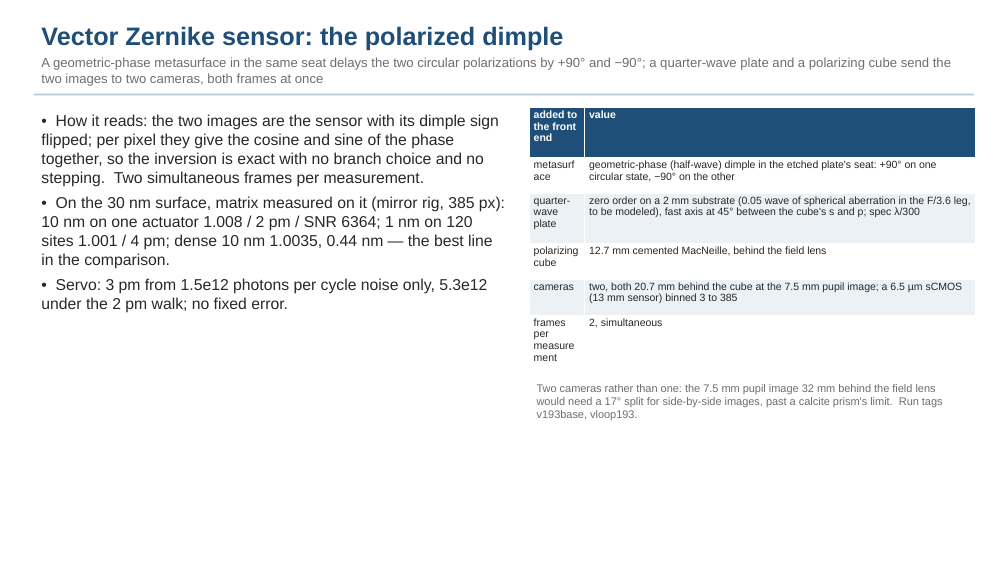
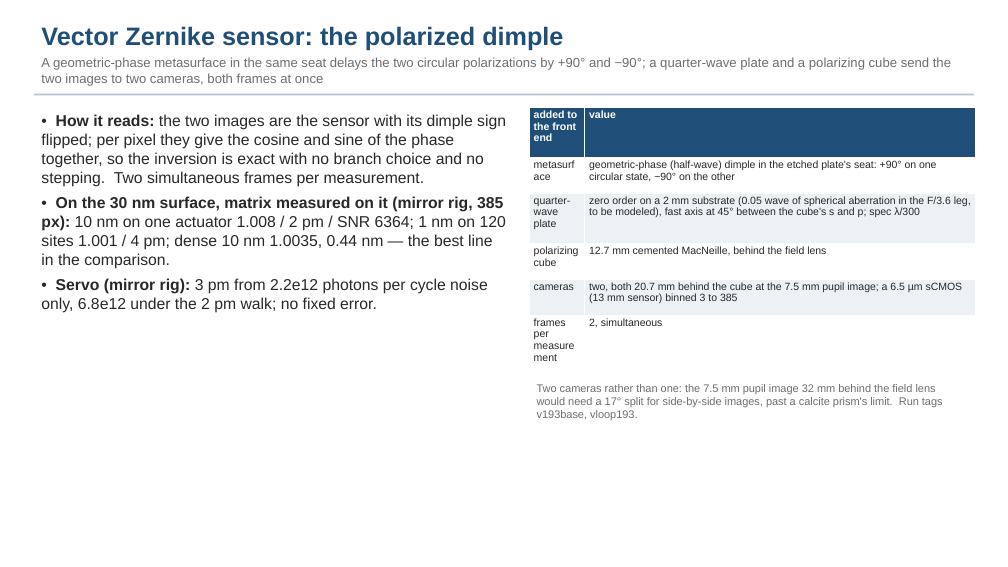
Before and after one commit to nasa-jpl/macos, a slide deck: slide 19 of demo_session/deck_gauges.pptx. Drawn at 1008x567 pixels with LibreOffice and Linux fonts; fonts in the diff are those of the drawing. Boxes give left, top, right and bottom in pixels: in the first picture for what was removed or moved away, otherwise in the second. Text is boxed around its words. In the diff, an @@ line names an element or a change of style, - is before the commit and + after.

```diff
--- a/demo_session/deck_gauges.pptx
+++ b/demo_session/deck_gauges.pptx
@@ text at [41,114,506,269]: bold on in "How it reads:", "On the 30 nm surface, matrix measured ..." @@
@@ text at [41,278,488,313]: text changed @@
-• Servo: 3 pm from 1.5e12 photons per cycle noise only, 5.3e12 under the 2 pm walk; no fixed error.
+• Servo (mirror rig): 3 pm from 2.2e12 photons per cycle noise only, 6.8e12 under the 2 pm walk; no fixed error.
```
Also in this commit, not shown: 38 other slides changed, 21 other files.
